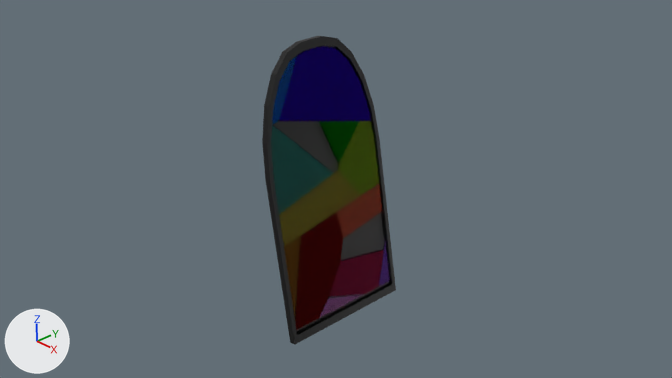
What one commit did to the Blender file dosya isimlendirme/vitray_eksik.blend.
One viewpoint serves both versions: the file's camera 'Camera'. Arrows for +X, +Y and +Z are at lower left; the lights stay in place.

The first picture shows 'vitray_eksik'.
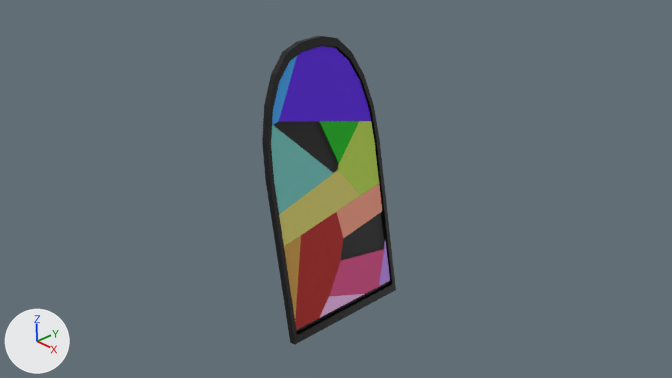
Commit message: vitray eksik ve tam isimlendirme

The edits, one by one:
Material 'vitray_eks_prc9' (mat_vitray_eks_prc9) is new.
Its base color is (0.799, 0.0999, 0.296) (pink #e75994).
Its roughness is 0.0.
Material 'vitray_eks_prc2' (mat_vitray_eks_prc2) is new.
Its base color is (0.0648, 0.429, 1.0) (blue #48afff).
Its roughness is 0.0.
Material 'vitray_eks_prc4' (mat_vitray_eks_prc4) is new.
Its base color is (0.0116, 0.546, 0.0137) (green #1cc31f).
Its roughness is 0.0.
Material 'vitray_eks_prc3' (mat_vitray_eks_prc3) is new.
Its base color is (0.624, 0.328, 1.0) (purple #cf9bff).
Its roughness is 0.0.
Material 'vitray_eks_prc10' (mat_vitray_eks_prc10) is new.
Its base color is (0.694, 0.386, 0.0802) (orange #d9a750).
Its roughness is 0.0.
Material 'vitray_eks_prc7' (mat_vitray_eks_prc7) is new.
Its base color is (0.205, 0.651, 0.604) (cyan #7dd3cc).
Its roughness is 0.0.
Material 'vitray_eks_prc5' (mat_vitray_eks_prc5) is new.
Its base color is (0.571, 0.799, 0.102) (green #c7e75a).
Its roughness is 0.0.
Material 'vitray_eks_prc6' (mat_vitray_eks_prc6) is new.
Its base color is (0.799, 0.73, 0.188) (yellow #e7de78).
Its roughness is 0.0.
Material 'vitray_eks_prc12' (mat_vitray_eks_prc12) is new.
Its base color is (1.0, 0.371, 0.246) (beige #ffa488).
Material 'vitray_eks_prc8' (mat_vitray_eks_prc8) is new.
Its base color is (1.0, 0.578, 0.991) (pink #ffc8fe).
Its roughness is 0.0.
Material 'vitray_eks_prc1' (mat_vitray_eks_prc1) is new.
Its base color is (0.127, 0.0168, 0.896) (purple #6423f3).
Its roughness is 0.0.
Material 'vitray_eks_prc11' (mat_vitray_eks_prc11) is new.
Its base color is (0.515, 0.0307, 0.0262) (red #be312d).
Its roughness is 0.0.
me_cube_002 has 344 vertices, 146 faces and spans x -0.69..0.17, y -1.08..1.08, z -0.15..4.15.
me_cube_002 is used by ob_vitray_eksik; location (0.0, 0.0, 0.0).
me_cube_002 part 1: all 13 faces that had it switch from mat_material_003 to mat_vitray_eks_prc1 (purple #6423f3).
me_cube_002 part 2: all 8 faces that had it switch from mat_material_004 to mat_vitray_eks_prc2 (blue #48afff).
me_cube_002 part 3: all 5 faces that had it switch from mat_material_005 to mat_vitray_eks_prc3 (purple #cf9bff).
me_cube_002 part 4: all 6 faces that had it switch from mat_material_007 to mat_vitray_eks_prc4 (green #1cc31f).
me_cube_002 part 5: all 11 faces that had it switch from mat_material_008 to mat_vitray_eks_prc5 (green #c7e75a).
me_cube_002 part 6: all 8 faces that had it switch from mat_material_009 to mat_vitray_eks_prc6 (yellow #e7de78).
me_cube_002 part 7: all 12 faces that had it switch from mat_material_010 to mat_vitray_eks_prc7 (cyan #7dd3cc).
me_cube_002 part 8: all 5 faces that had it switch from mat_material_016 to mat_vitray_eks_prc8 (pink #ffc8fe).
me_cube_002 part 9: all 8 faces that had it switch from mat_material_015 to mat_vitray_eks_prc9 (pink #e75994).
me_cube_002 part 10: all 6 faces that had it switch from mat_material_012 to mat_vitray_eks_prc10 (orange #d9a750).
me_cube_002 part 11: all 13 faces that had it switch from mat_material_011 to mat_vitray_eks_prc11 (red #be312d).
me_cube_002 part 12: all 7 faces that had it switch from mat_material_013 to mat_vitray_eks_prc12 (beige #ffa488).

Where the change shows, as pixel boxes (x1, y1, x2, y2) in the pictures (672 x 378 px):
part 1 of me_cube_002, recoloured (blue to purple): (279, 46, 371, 121) in both
part 2 of me_cube_002, recoloured: (272, 56, 297, 125) in both
part 3 of me_cube_002, recoloured: (379, 240, 390, 286) in both
part 4 of me_cube_002, recoloured: (319, 121, 359, 164) in both
part 5 of me_cube_002, recoloured: (337, 121, 379, 195) in both
part 6 of me_cube_002, recoloured: (279, 170, 361, 246) in both
part 7 of me_cube_002, recoloured: (271, 125, 333, 214) in both
part 8 of me_cube_002, recoloured (purple to pink): (319, 294, 364, 318) in both
part 9 of me_cube_002, recoloured (red to purple): (329, 249, 384, 297) in both
part 10 of me_cube_002, recoloured: (284, 236, 301, 318) in both
part 11 of me_cube_002, recoloured: (295, 212, 343, 330) in both
part 12 of me_cube_002, recoloured: (337, 184, 382, 238) in both
